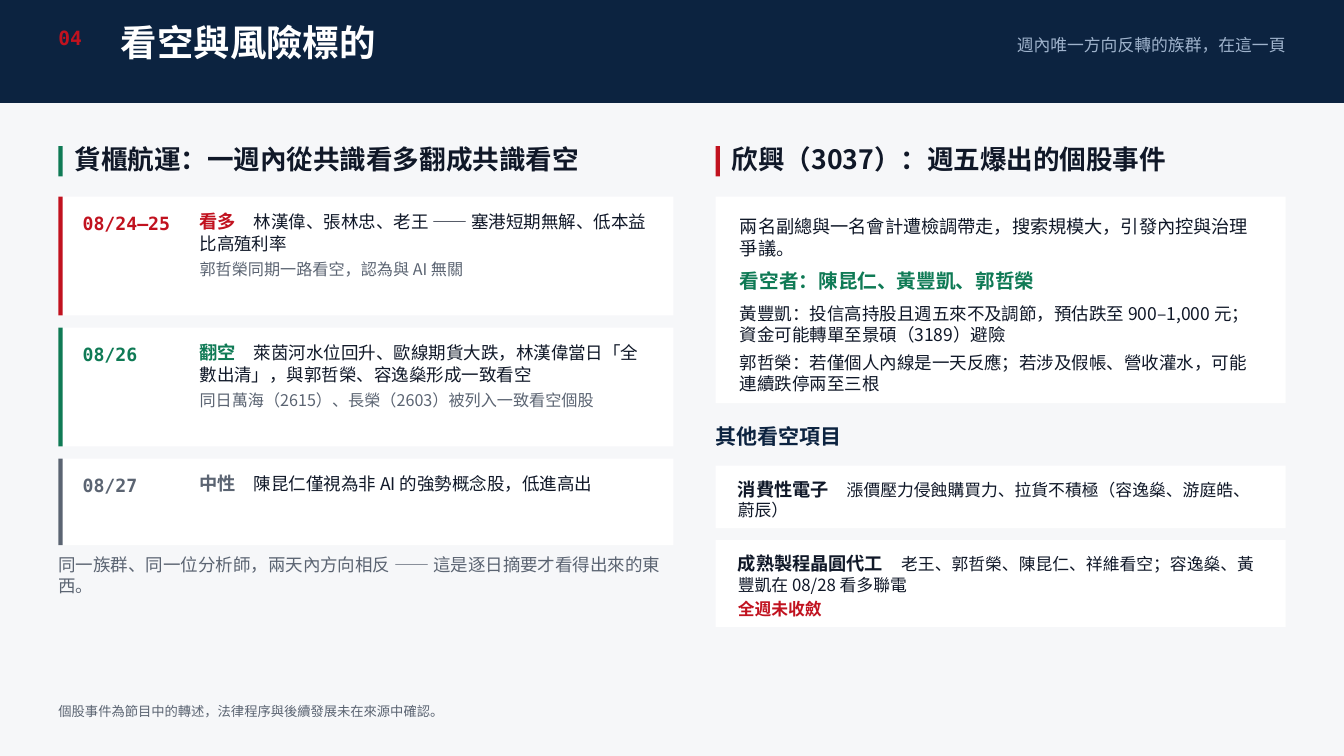
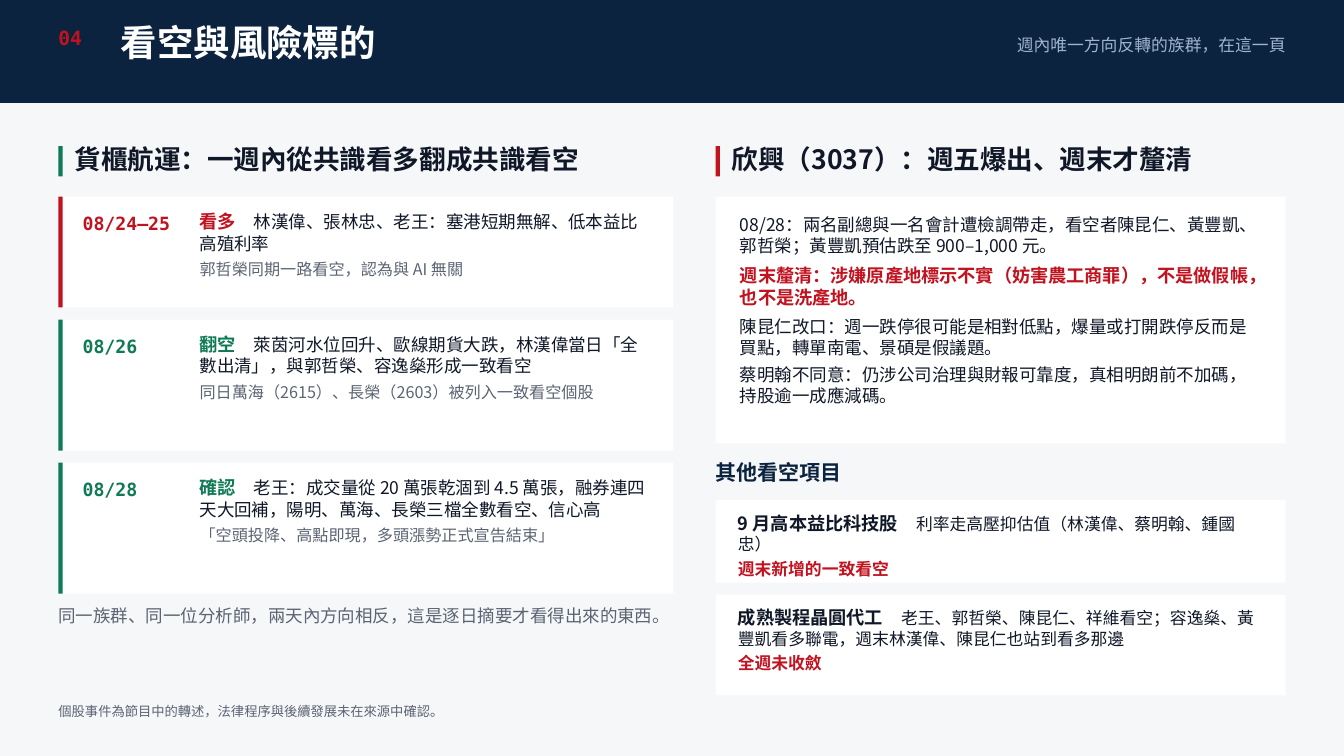
Before and after one commit to ycy1997alex/ycy1997alex-oss-projects, a slide deck: slide 5 of iThome-2026-Ironman/Day16_20260830/Stock_Weekly_Review_20260824-0828.pptx. Drawn at 1344x756 pixels with LibreOffice and Linux fonts; fonts in the diff are those of the drawing. Boxes give left, top, right and bottom in pixels: in the first picture for what was removed or moved away, otherwise in the second. Text is boxed around its words. In the diff, an @@ line names an element or a change of style, - is before the commit and + after.

```diff
--- a/iThome-2026-Ironman/Day16_20260830/Stock_Weekly_Review_20260824-0828.pptx
+++ b/iThome-2026-Ironman/Day16_20260830/Stock_Weekly_Review_20260824-0828.pptx
@@ text at box(732, 146, 1193, 172): text changed @@
-欣興（3037）：週五爆出的個股事件
+欣興（3037）：週五爆出、週末才釐清
@@ rectangle: place and size @@
-rectangle at box(58, 197, 674, 316)
+rectangle at box(58, 197, 674, 308)
@@ rectangle: place and size @@
-rectangle at box(58, 197, 63, 316)
+rectangle at box(58, 197, 63, 308)
@@ rectangle: place and size @@
-rectangle at box(716, 197, 1286, 403)
+rectangle at box(716, 197, 1286, 444)
@@ text at box(200, 212, 638, 252): text changed @@
-看多 林漢偉、張林忠、老王 —— 塞港短期無解、低本益比高殖利率
+看多 林漢偉、張林忠、老王：塞港短期無解、低本益比高殖利率
@@ text at box(740, 216, 1266, 404): text changed @@
-兩名副總與一名會計遭檢調帶走，搜索規模大，引發內控與治理爭議。
-看空者：陳昆仁、黃豐凱、郭哲榮
-黃豐凱：投信高持股且週五來不及調節，預估跌至 900–1,000 元；資金可能轉單至景碩（3189）避險
-郭哲榮：若僅個人內線是一天反應；若涉及假帳、營收灌水，可能連續跌停兩至三根
+08/28：兩名副總與一名會計遭檢調帶走，看空者陳昆仁、黃豐凱、郭哲榮；黃豐凱預估跌至 900–1,000 元。
+週末釐清：涉嫌原產地標示不實（妨害農工商罪），不是做假帳，也不是洗產地。
+陳昆仁改口：週一跌停很可能是相對低點，爆量或打開跌停反而是買點，轉單南電、景碩是假議題。
+蔡明翰不同意：仍涉公司治理與財報可靠度，真相明朗前不加碼，持股逾一成應減碼。
@@ rectangle: place and size @@
-rectangle at box(58, 328, 674, 447)
+rectangle at box(58, 320, 674, 451)
@@ rectangle: place and size @@
-rectangle at box(58, 328, 63, 447)
+rectangle at box(58, 320, 63, 451)
@@ text "08/26": place and size @@
-text "08/26" at box(83, 347, 138, 363)
+text "08/26" at box(83, 339, 138, 355)
@@ text "翻空 萊茵河水位回升、歐線期貨大跌，林漢偉當日「全數出清」，與郭哲榮、容逸燊形成一致看空": place and size @@
-text "翻空 萊茵河水位回升、歐線期貨大跌，林漢偉當日「全數出清」，與郭哲榮、容逸燊形成一致看空" at box(200, 343, 638, 408)
+text "翻空 萊茵河水位回升、歐線期貨大跌，林漢偉當日「全數出清」，與郭哲榮、容逸燊形成一致看空" at box(200, 335, 638, 400)
@@ rectangle: place and size @@
-rectangle at box(58, 459, 674, 545)
+rectangle at box(58, 463, 674, 594)
@@ rectangle: place and size @@
-rectangle at box(58, 459, 63, 545)
+rectangle at box(58, 463, 63, 594)
@@ rectangle at box(58, 463, 63, 594): fill #5B6472 to #0F7A55 @@
@@ text at box(200, 476, 645, 543): text changed @@
-中性 陳昆仁僅視為非 AI 的強勢概念股，低進高出
+確認 老王：成交量從 20 萬張乾涸到 4.5 萬張，融券連四天大回補，陽明、萬海、長榮三檔全數看空、信心高
+「空頭投降、高點即現，多頭漲勢正式宣告結束」
@@ text "其他看空項目": place and size @@
-text "其他看空項目" at box(716, 426, 842, 446)
+text "其他看空項目" at box(716, 462, 842, 482)
@@ text at box(83, 482, 138, 498): text changed; text colour #5B6472 to #0F7A55 @@
-08/27
+08/28
@@ rectangle: place and size @@
-rectangle at box(716, 466, 1286, 528)
+rectangle at box(716, 500, 1286, 583)
@@ text at box(738, 514, 1235, 577): text changed @@
-消費性電子 漲價壓力侵蝕購買力、拉貨不積極（容逸燊、游庭皓、蔚辰）
+9 月高本益比科技股 利率走高壓抑估值（林漢偉、蔡明翰、鍾國忠）
+週末新增的一致看空
@@ rectangle: place and size @@
-rectangle at box(716, 540, 1286, 627)
+rectangle at box(716, 595, 1286, 696)
@@ text at box(58, 607, 670, 624): text changed @@
-同一族群、同一位分析師，兩天內方向相反 —— 這是逐日摘要才看得出來的東西。
+同一族群、同一位分析師，兩天內方向相反，這是逐日摘要才看得出來的東西。
@@ text at box(738, 608, 1254, 647): text changed @@
-成熟製程晶圓代工 老王、郭哲榮、陳昆仁、祥維看空；容逸燊、黃豐凱在 08/28 看多聯電
+成熟製程晶圓代工 老王、郭哲榮、陳昆仁、祥維看空；容逸燊、黃豐凱看多聯電，週末林漢偉、陳昆仁也站到看多那邊
@@ text "成熟製程晶圓代工 老王、郭哲榮、陳昆仁、祥維看空；容逸燊、黃豐凱看多聯電，週末林漢偉、陳昆仁也站到看多那邊": place and size @@
-text "成熟製程晶圓代工 老王、郭哲榮、陳昆仁、祥維看空；容逸燊、黃豐凱看多聯電，週末林漢偉、陳昆仁也站到看多那邊" at box(738, 554, 1254, 617)
+text "成熟製程晶圓代工 老王、郭哲榮、陳昆仁、祥維看空；容逸燊、黃豐凱看多聯電，週末林漢偉、陳昆仁也站到看多那邊" at box(738, 608, 1254, 671)
```
Also in this commit, not shown: 8 other slides changed, 1 other file.
